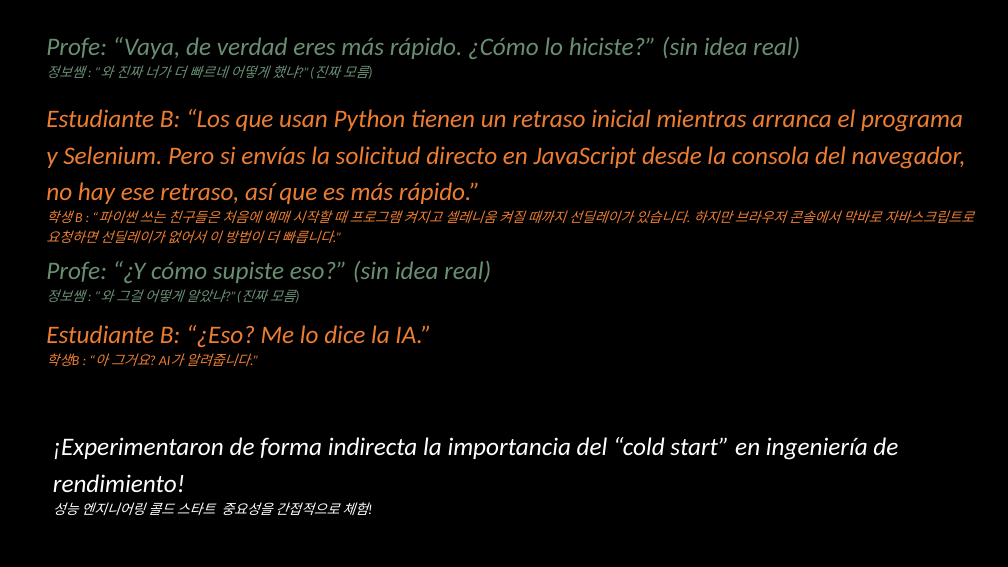
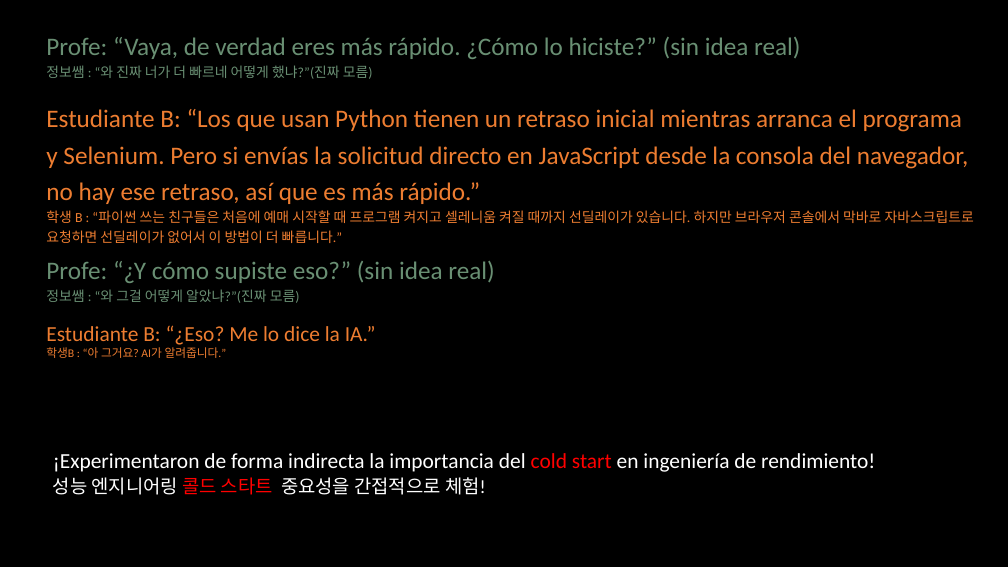
Before and after one commit to shk-cell/Macro_Classroom, a slide deck: slide 19 of AI기반 바이브코딩 시대의 교사역할과 교수학습설계 (ES-KO).pptx. Drawn at 1008x567 pixels with LibreOffice and Linux fonts; fonts in the diff are those of the drawing. Boxes give left, top, right and bottom in pixels: in the first picture for what was removed or moved away, otherwise in the second. Text is boxed around its words. In the diff, an @@ line names an element or a change of style, - is before the commit and + after.

```diff
--- a/AI기반 바이브코딩 시대의 교사역할과 교수학습설계 (ES-KO).pptx
+++ b/AI기반 바이브코딩 시대의 교사역할과 교수학습설계 (ES-KO).pptx
@@ italic off in 3 elements at (46, 37, 800, 79), (46, 109, 974, 243), (46, 261, 494, 303) @@
@@ text "Estudiante B: “¿Eso? Me lo ..." at (46, 325, 376, 358): size 24 to 20.4 pt in "Estudiante B: “¿Eso? Me lo dice la ..."; italic off; size 13.2 to 11.2 pt in "학생B : “아 그거요? AI가 알려줍니다.”"; line spacing 1.2 to 1 @@
@@ text at (53, 453, 875, 472): text changed; size 24 to 20.4 pt; italic off @@
-¡Experimentaron de forma indirecta la importancia del “cold start” en ingeniería de rendimiento!
+¡Experimentaron de forma indirecta la importancia del cold start en ingeniería de rendimiento!
@@ text at (53, 477, 486, 495): size 13.2 to 17.9 pt, italic off in "성능 엔지니어링 콜드 스타트 중요성을 간접적으로 체험!"; text colour #FFFFFF to #FF0000 in "콜드 스타트"; line spacing 1.2 to 1.1 @@
```
Also in this commit, not shown: 29 other slides changed.
